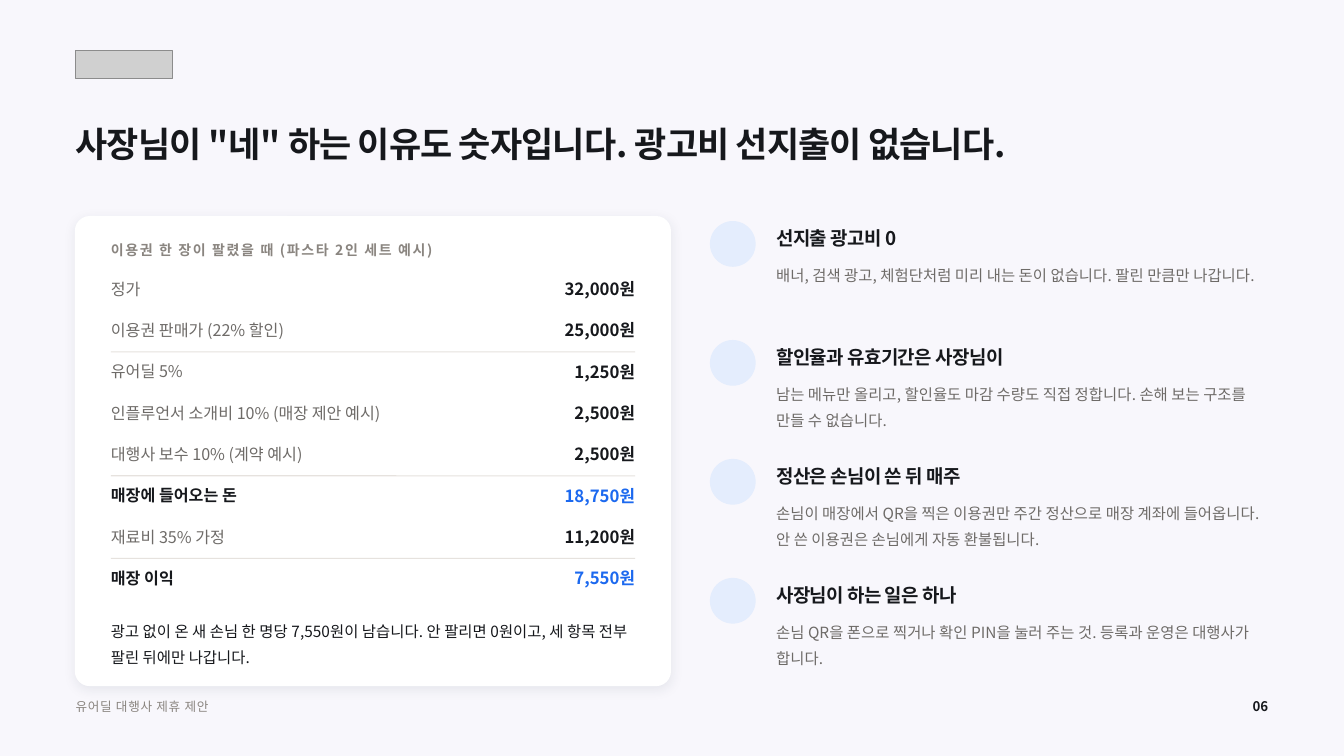
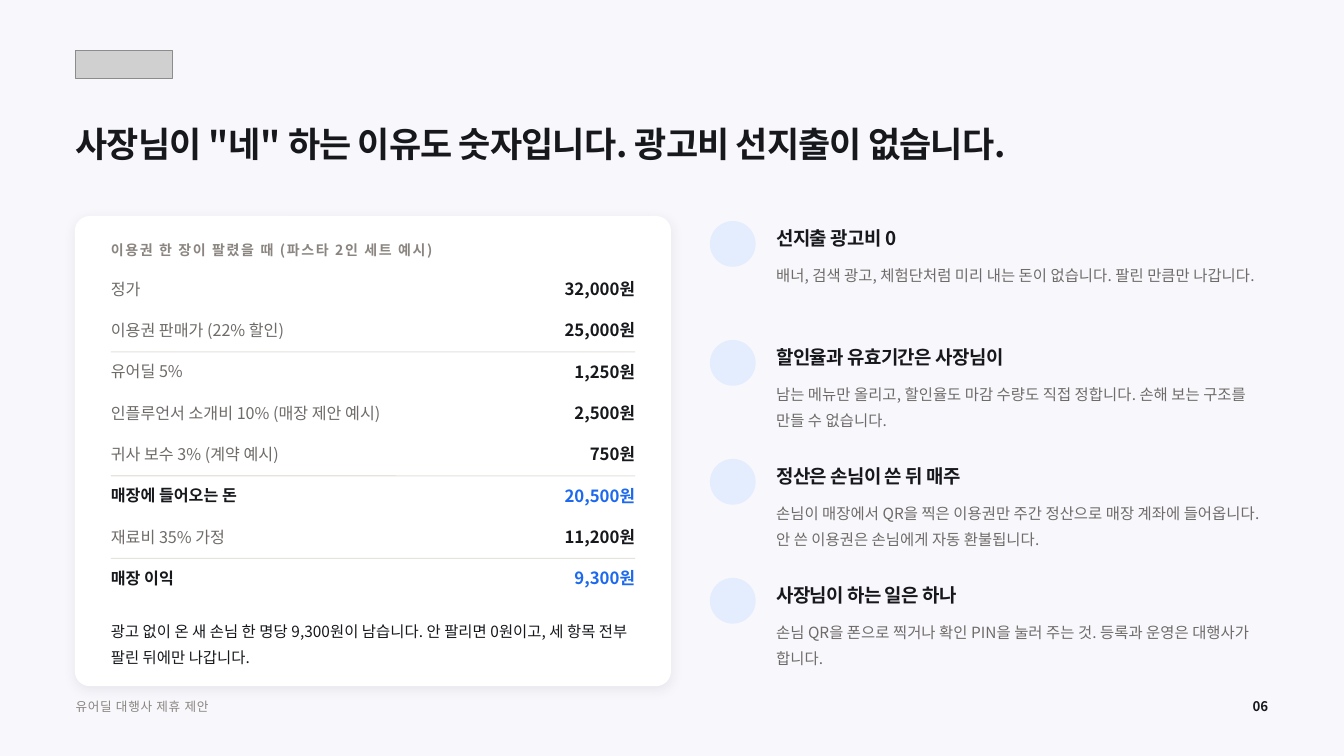
Before and after one commit to tobe2111/ur-live, a slide deck: slide 6 of docs/business/proposals/urdeal-agency-proposal.pptx. Drawn at 1344x756 pixels with LibreOffice and Linux fonts; fonts in the diff are those of the drawing; grey boxes stand for pictures; background and template pictures are left out. Boxes give left, top, right and bottom in pixels: in the first picture for what was removed or moved away, otherwise in the second. Text is boxed around its words. In the diff, an @@ line names an element or a change of style, - is before the commit and + after.

```diff
--- a/docs/business/proposals/urdeal-agency-proposal.pptx
+++ b/docs/business/proposals/urdeal-agency-proposal.pptx
@@ text at [111, 446, 279, 463]: text changed @@
-대행사 보수 10% (계약 예시)
+귀사 보수 3% (계약 예시)
@@ text at [590, 446, 635, 462]: text changed @@
-2,500원
+750원
@@ text at [565, 488, 635, 506]: text changed @@
-18,750원
+20,500원
@@ text at [574, 570, 635, 588]: text changed @@
-7,550원
+9,300원
@@ text at [111, 624, 627, 665]: text changed @@
-광고 없이 온 새 손님 한 명당 7,550원이 남습니다. 안 팔리면 0원이고, 세 항목 전부 팔린 뒤에만 나갑니다.
+광고 없이 온 새 손님 한 명당 9,300원이 남습니다. 안 팔리면 0원이고, 세 항목 전부 팔린 뒤에만 나갑니다.
```
Also in this commit, not shown: 7 other slides changed, 3 slides added, 2 slides removed, 5 other files.
